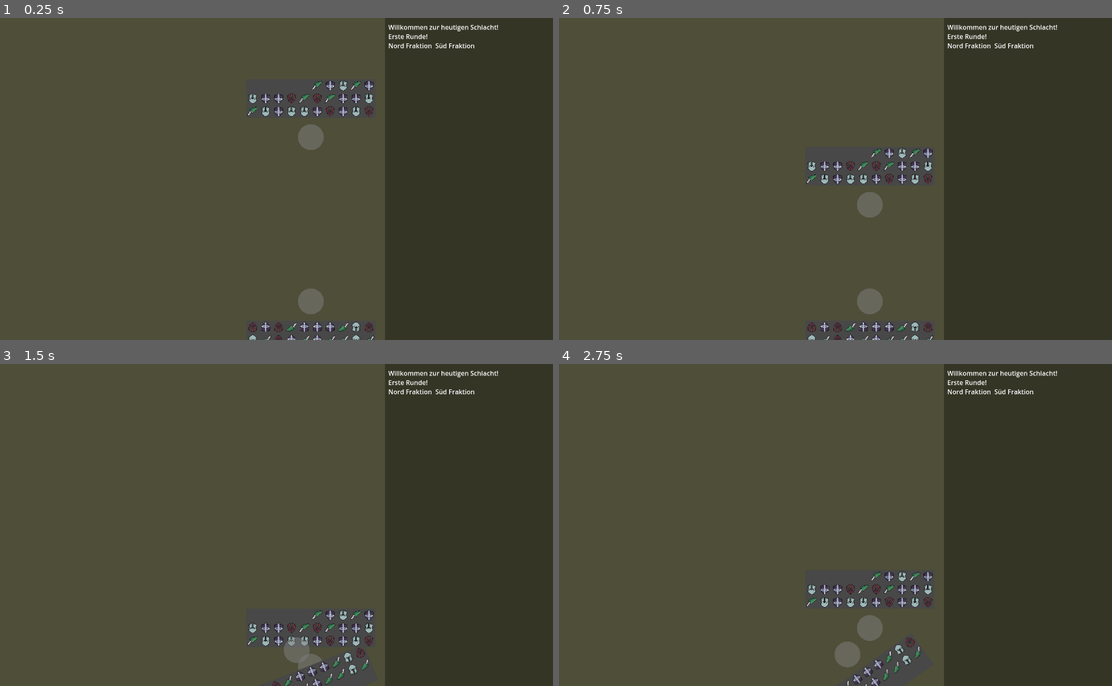
Above: before the commit, frames 1-4 (two rows, left to right).
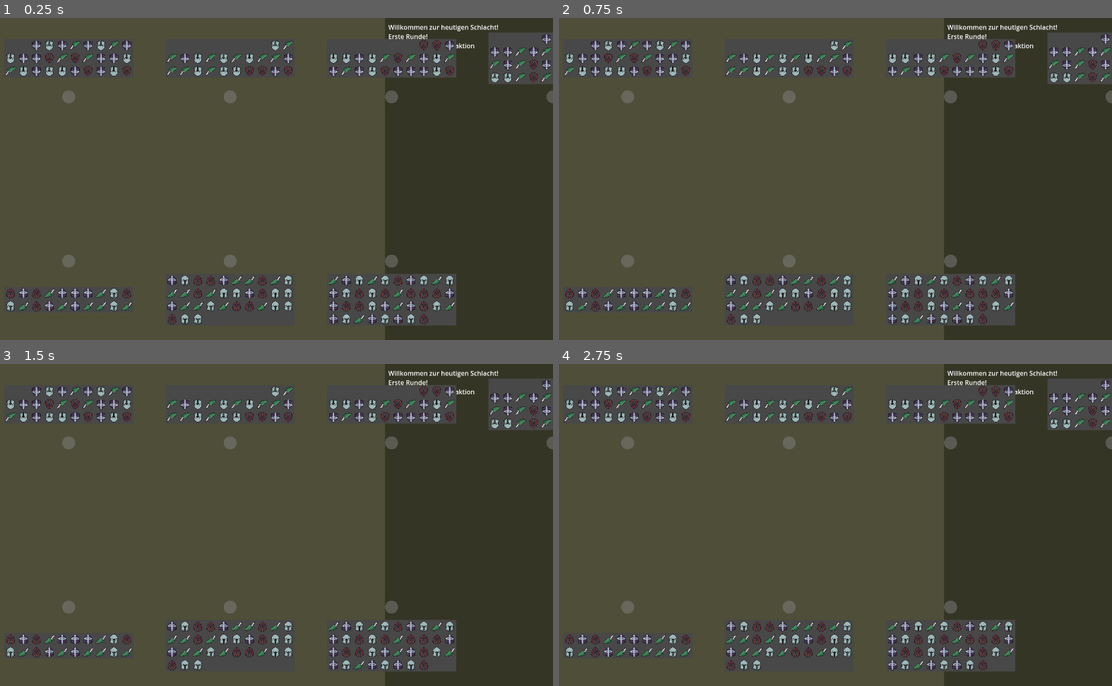
Above: after the commit, the same moments.

Repository: cjanta/RectsGodot
Game: Godot game, scene res://root.tscn
The game is run twice, just before and just after one commit, with the same random seed, the same clock (stepped at 60 frames per second) and the same inputs.
Inputs (mouse positions are in pixels of both pictures, inside the frame that each line leads up to):
- Up to frame 1 (0.25 s): no input
- Up to frame 2 (0.75 s): tap Enter at 0.5 s; drag from (868, 98) to (868, 301) at 0.52 s
- Up to frame 3 (1.5 s): tap Space (Spacebar) at 1.25 s; drag from (309, 647) to (243, 589) at 1.27 s
- Up to frame 4 (2.75 s): tap Enter at 2 s; move the mouse to (868, 628) at 2.02 s; tap Space (Spacebar) at 2.1 s; click (868, 628) at 2.17 s

The runs differ from the first frame. In frame 1, 11% of the frame differs, in the area x 0-100%, y 4-100%; in frame 2, 11%; in frame 3, 10%; in frame 4, 11%.

Commit message:
++

Diff:
--- a/Faction.gd
+++ b/Faction.gd
@@ -10,10 +10,15 @@
 
 func _ready():
 	session = find_parent("Game_Session")
+	randomize()
+	var x_off = 200
+	var num_per_faction = randi_range(2,5)
 	if start_direction == Vector2.DOWN:
-		create_test_regiments(Vector2(800,200))
+		for n in num_per_faction:
+			create_test_regiments(Vector2(x_off+ n*400,100))
 	elif start_direction == Vector2.UP:
-		create_test_regiments(Vector2(800,800))
+		for n in num_per_faction:
+			create_test_regiments(Vector2(x_off+ n*400,700))
 
 func _process(delta):
 	pass
@@ -25,7 +30,9 @@
 func create_test_regiments(start_position : Vector2):
 	var regiment = regiments_preload.instantiate()
 	add_child(regiment)
-	regiment.setup(start_direction, start_position)
+	randomize()
+	randi()
+	regiment.setup(start_direction, start_position, Vector3(randi_range(10,51), 10.0, 1.0 ))
 	faction_regiments.append(regiment)
 
 func guilog(test : String):
--- a/Faction_Regiment.gd
+++ b/Faction_Regiment.gd
@@ -13,6 +13,7 @@
 @onready var hitbox_regiment_bounds = $hitbox_regiment_bounds/regiment_bounds
 @onready var hitbox_rotation = $hitbox_rotation/rotation_circle
 @onready var node_to_update = [$hitbox_rotation/rotation_circle]
+@onready var bounds_sprite = $bounds_sprite
 
 var shape_extends_total = Vector2.ZERO
 var	relative_position = Vector2.ZERO
@@ -28,14 +29,15 @@
 func _ready():
 	session = find_parent("Game_Session")
 	selected_Mouse_Position = get_global_mouse_position()
-	hitbox_regiment_bounds.shape.extents = get_current_bounds_extends()
-	hitbox_rotation.shape.radius = unit_pixel_size
-	#hitbox_polygone.polygon = get_front_arc_polygon()
-	update_relatives()
+	hitbox_rotation.shape.radius = 16.0
 	update_attached_gui()
 
 func get_unit_Pixel_size():
 	return unit_pixel_size
+
+func set_regiment_unit_size(new_size : Vector3):
+	hitbox_regiment_bounds.shape.extents = get_current_bounds_extends()
+	regiment_unit_size = new_size
 
 func get_current_bounds_extends():
 	regiment_unit_size.z = ceil(regiment_unit_size.x / regiment_unit_size.y)
@@ -70,16 +72,18 @@
 	elif has_selected_rotation:
 		handleDragnDropRotation(delta)
 
-func setup(setup_facing : Vector2, setup_position : Vector2):
+func setup(setup_facing : Vector2, setup_position : Vector2, new_size : Vector3):
 	self.setup_facing_dir = setup_facing
 	self.setup_pos = setup_position
 	if setup_facing == Vector2.DOWN:
 		rotation_degrees += 180
+	set_regiment_unit_size(new_size)
+	hitbox_regiment_bounds.shape.extents = get_current_bounds_extends()
+	update_relatives()
+
 
 func setup_regiment(pos : Vector2):
 	position +=pos
-	#TODO
-	#hitbox_polygone.polygon = get_front_arc_polygon()
 	setup_units()
 
 func setup_units():
@@ -100,6 +104,7 @@
 	shape_extends_total = Vector2(hitbox_regiment_bounds.shape.extents.x *2, hitbox_regiment_bounds.shape.extents.y *2)
 	relative_position = Vector2(position.x - shape_extends_total.x / 2.0, position.y - shape_extends_total.y / 2.0)
 	regiment_bounds =  Rect2(relative_position,shape_extends_total)
+	bounds_sprite.update_scale()
 
 func handleDragnDropMovement(delta):
 	var action_points = move()
--- a/faction_icon.gd
+++ b/faction_icon.gd
@@ -9,13 +9,14 @@
 func _ready():
 	initial_size = texture.get_size()
 	regiment = get_parent() as Faction_Regiment
+	update_scale()
+
+func update_scale():
 	var bounds = regiment.get_current_bounds_extends()
 	var x_ratio = (bounds.x * 2.0)  / initial_size.x
 	var y_ratio = (bounds.y * 2.0) / initial_size.y
 	new_scale = Vector2(x_ratio,y_ratio)
 
-
-# Called every frame. 'delta' is the elapsed time since the previous frame.
 func _process(delta):
 	if scale != new_scale:
 		scale = new_scale
